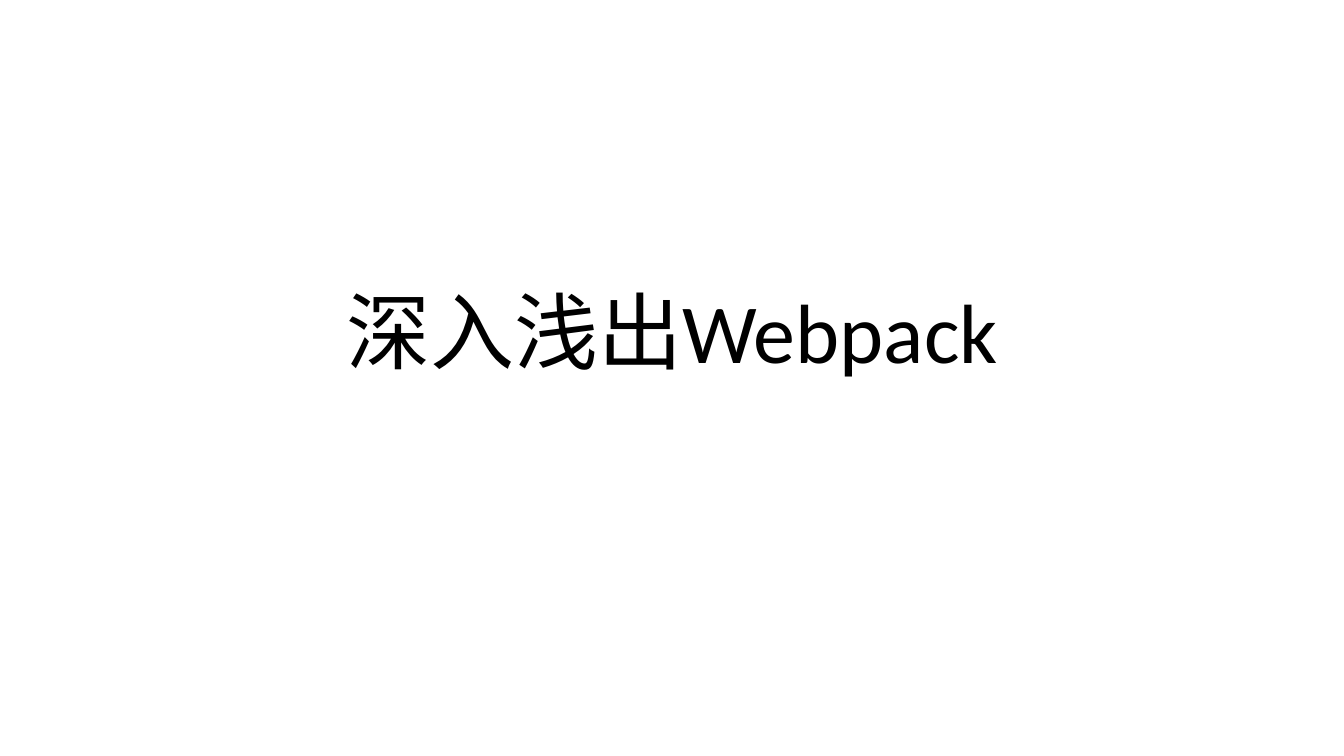
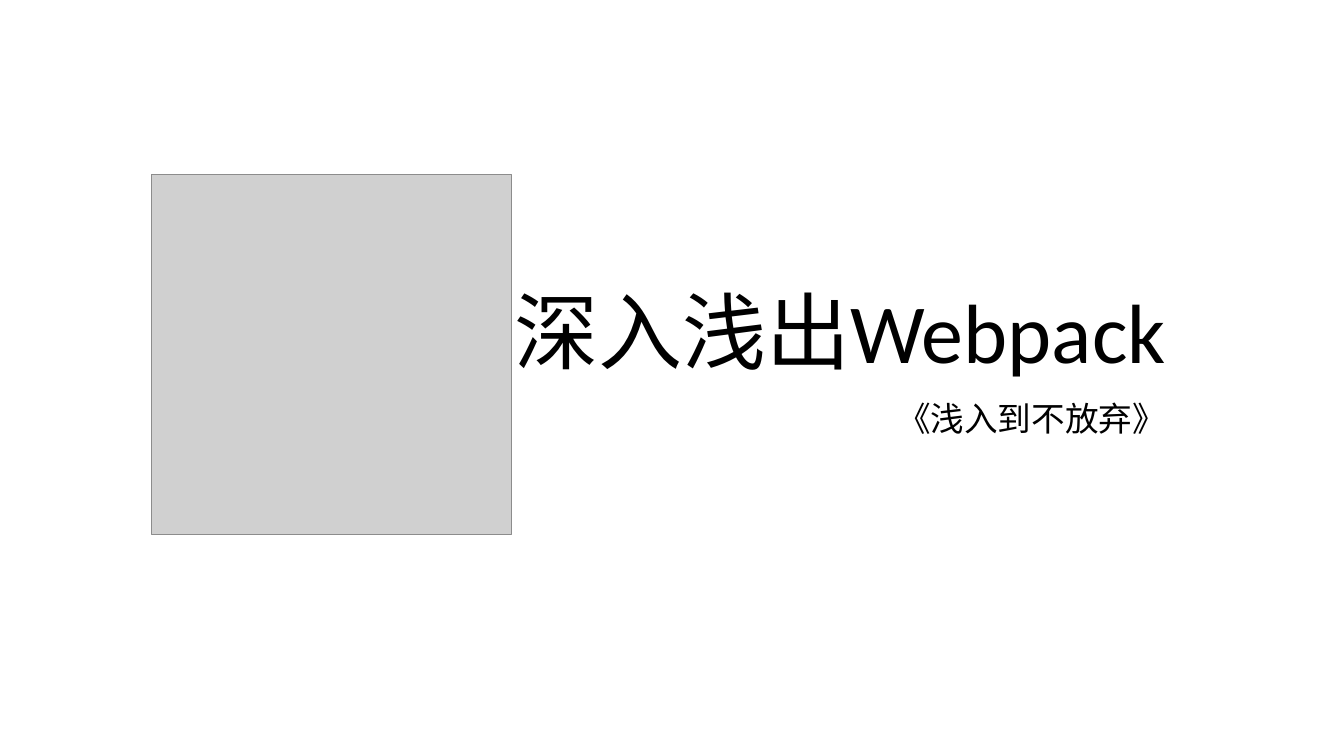
Before and after one commit to Cohen-Wang/workbench, a slide deck: slide 1 of cloud/webpack-ppt/培训 - webpack.pptx. Drawn at 1344x756 pixels with LibreOffice and Linux fonts; fonts in the diff are those of the drawing; grey boxes stand for pictures. Boxes give left, top, right and bottom in pixels: in the first picture for what was removed or moved away, otherwise in the second. Text is boxed around its words. In the diff, an @@ line names an element or a change of style, - is before the commit and + after.

```diff
--- a/cloud/webpack-ppt/培训 - webpack.pptx
+++ b/cloud/webpack-ppt/培训 - webpack.pptx
@@ title "深入浅出Webpack" at (x1=514, y1=292, x2=1165, y2=377): alignment centre to right @@
@@ picture added at (x1=151, y1=174, x2=511, y2=534) @@
@@ subtitle added at (x1=897, y1=402, x2=1166, y2=434), 24 pt, text #000000 @@
+《浅入到不放弃》
```
Also in this commit, not shown: 13 other slides changed, 9 slides added, 1 slide removed, 2 other files.
